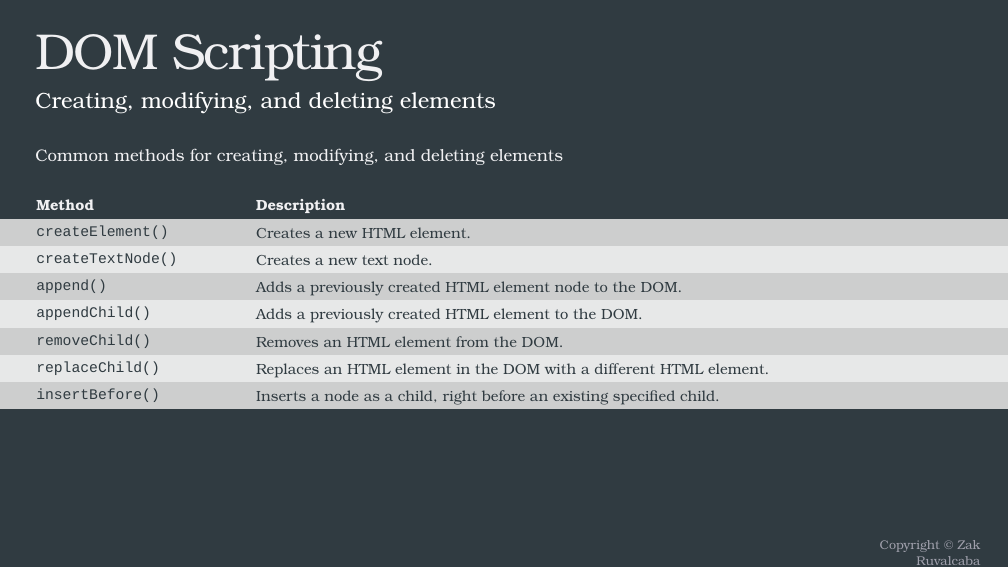
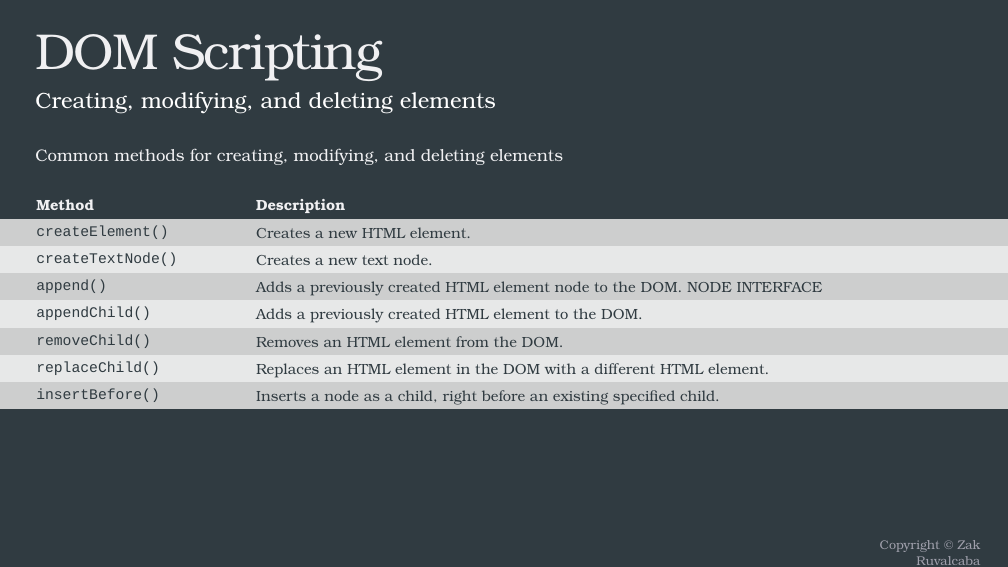
Before and after one commit to bcltester/FEWD, a slide deck: slide 31 of Lecture 8/lecture8.pptx. Drawn at 1008x567 pixels with LibreOffice and Linux fonts; fonts in the diff are those of the drawing. Boxes give left, top, right and bottom in pixels: in the first picture for what was removed or moved away, otherwise in the second. Text is boxed around its words. In the diff, an @@ line names an element or a change of style, - is before the commit and + after.

```diff
--- a/Lecture 8/lecture8.pptx
+++ b/Lecture 8/lecture8.pptx
@@ table at (x1=0, y1=190, x2=1008, y2=409) @@
-row 4, column 2: Adds a previously created HTML element node to the DOM.
+row 4, column 2: Adds a previously created HTML element node to the DOM. NODE INTERFACE
```
Also in this commit, not shown: 1 other slide changed, 1 slide added, 17 other files.
